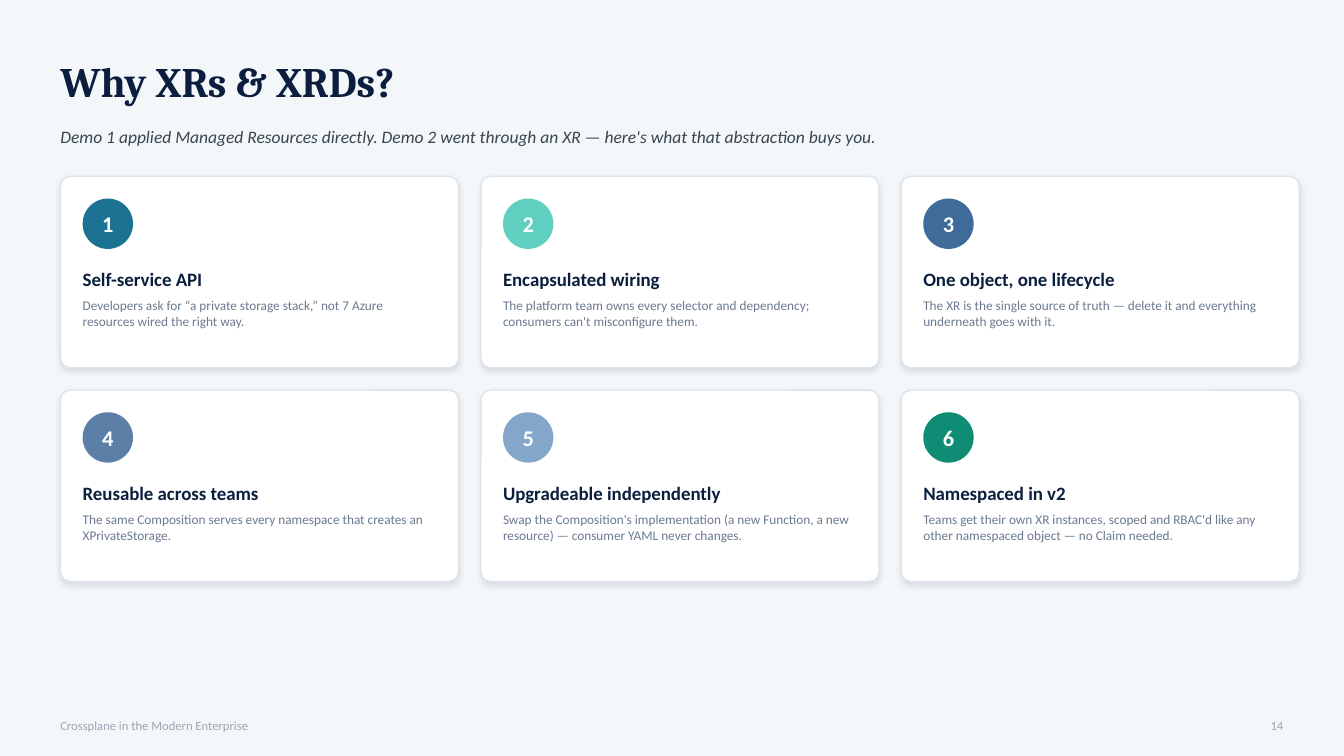
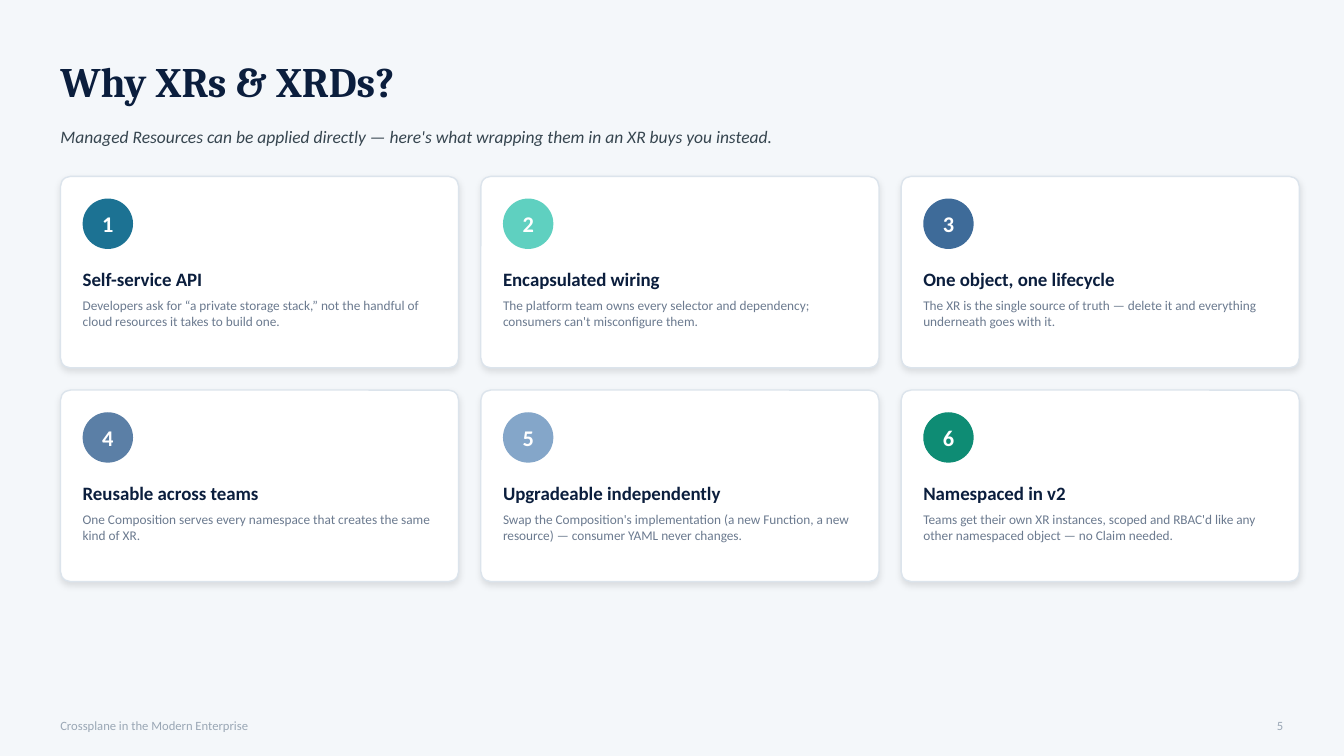
Before and after one commit to artisticcheese/crossplane, a slide deck: slide 5 of Crossplane_Enterprise_IaC.pptx (slide 14 before the commit). Drawn at 1344x756 pixels with LibreOffice and Linux fonts; fonts in the diff are those of the drawing. Boxes give left, top, right and bottom in pixels: in the first picture for what was removed or moved away, otherwise in the second. Text is boxed around its words. In the diff, an @@ line names an element or a change of style, - is before the commit and + after.

Commit message:
Remove deprecated Crossplane resources and scripts for demo 2; introduce self-contained run-of-show script for streamlined presentation.

```diff
--- a/Crossplane_Enterprise_IaC.pptx
+++ b/Crossplane_Enterprise_IaC.pptx
@@ text at (60, 131, 772, 146): text changed @@
-Demo 1 applied Managed Resources directly. Demo 2 went through an XR — here's what that abstraction buys you.
+Managed Resources can be applied directly — here's what wrapping them in an XR buys you instead.
@@ text at (83, 301, 419, 326): text changed @@
-Developers ask for “a private storage stack,” not 7 Azure resources wired the right way.
+Developers ask for “a private storage stack,” not the handful of cloud resources it takes to build one.
@@ text at (83, 515, 430, 540): text changed @@
-The same Composition serves every namespace that creates an XPrivateStorage.
+One Composition serves every namespace that creates the same kind of XR.
@@ text at (1277, 722, 1283, 730): text changed @@
-14
+5
```
Also in this commit, not shown: 13 other slides changed, 1 slide added, 2 slides removed, 22 other files.
